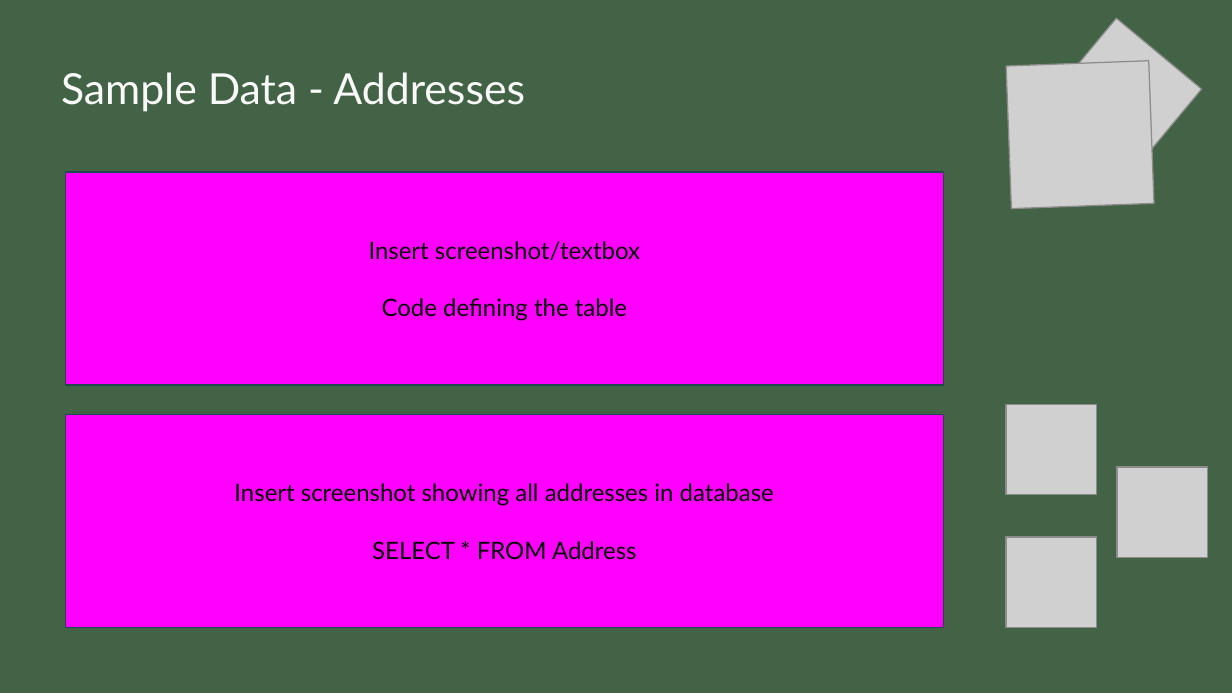
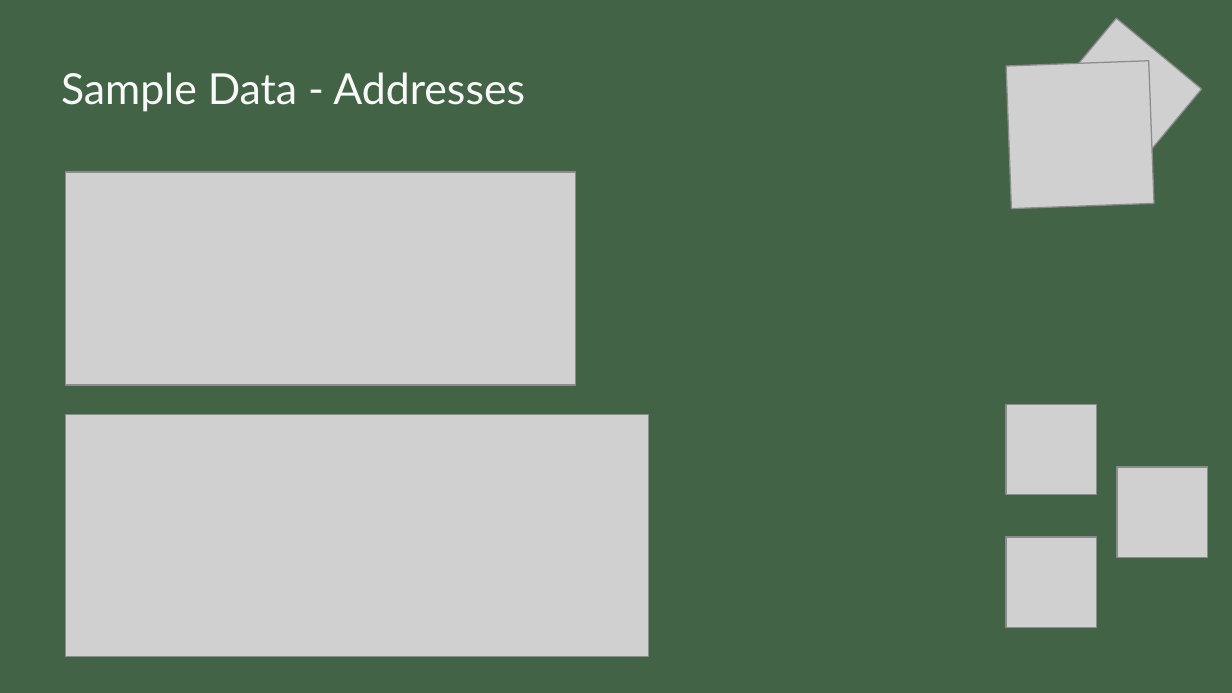
Before and after one commit to zhrangui/torontomu, a slide deck: slide 7 of Final Presentation.pptx. Drawn at 1232x693 pixels with LibreOffice and Linux fonts; fonts in the diff are those of the drawing; grey boxes stand for pictures. Boxes give left, top, right and bottom in pixels: in the first picture for what was removed or moved away, otherwise in the second. Text is boxed around its words. In the diff, an @@ line names an element or a change of style, - is before the commit and + after.

```diff
--- a/Final Presentation.pptx
+++ b/Final Presentation.pptx
@@ rectangle removed at <box>65,172,944,386</box> @@
-Insert screenshot/textbox
-Code defining the table
@@ picture added at <box>65,172,575,386</box> @@
@@ rectangle removed at <box>65,414,944,627</box> @@
-Insert screenshot showing all addresses in database
-SELECT * FROM Address
@@ picture added at <box>65,414,648,657</box> @@
```
Also in this commit, not shown: 16 other slides changed, 3 slides added, 5 other files.
